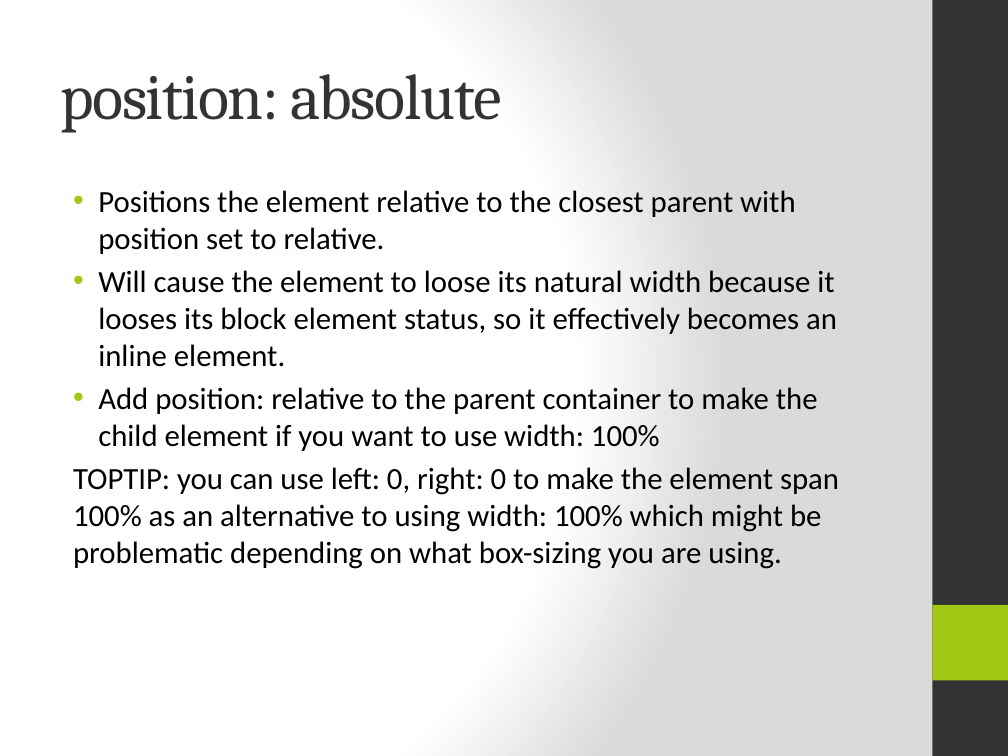
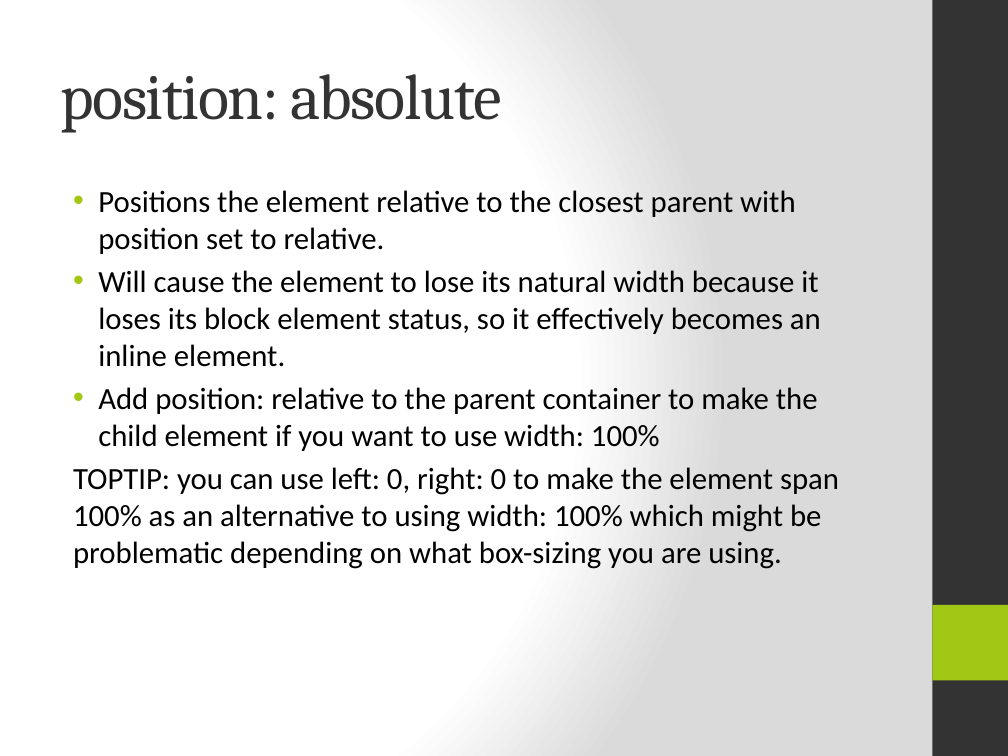
Before and after one commit to TimPerry/css-training, a slide deck: slide 18 of CSS_Taster.pptx. Drawn at 1008x756 pixels with LibreOffice and Linux fonts; fonts in the diff are those of the drawing. Boxes give left, top, right and bottom in pixels: in the first picture for what was removed or moved away, otherwise in the second. Text is boxed around its words. In the diff, an @@ line names an element or a change of style, - is before the commit and + after.

Commit message:
typos and all that

```diff
--- a/CSS_Taster.pptx
+++ b/CSS_Taster.pptx
@@ text at <box>98,270,821,367</box>: text changed @@
-• Will cause the element to loose its natural width because it looses its block element status, so it effectively becomes an inline element.
+• Will cause the element to lose its natural width because it loses its block element status, so it effectively becomes an inline element.
```
Also in this commit, not shown: 6 other slides changed.
